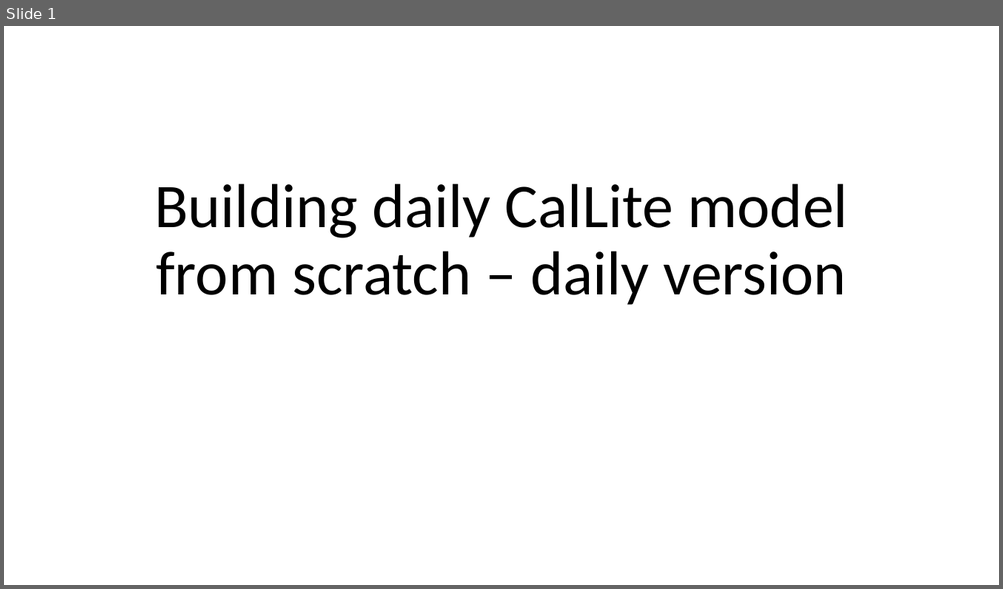
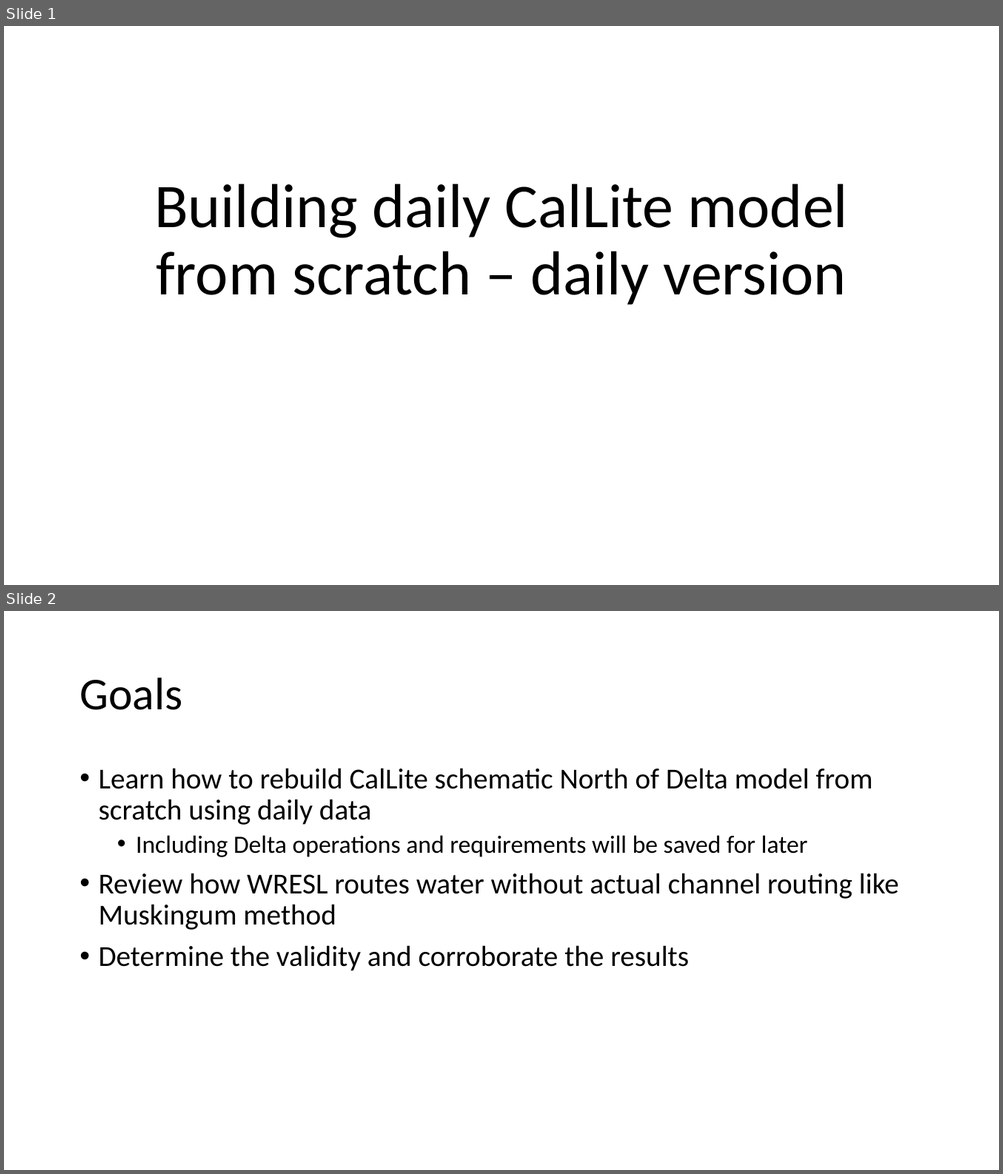
Before and after one commit to nsosorio/DailyCalLiteModel, a slide deck: Building daily CalLite model from scratch – daily.pptx. Shown one above the other, each under a label of ours: slide 1 before the commit, slides 1 and 2 after it. The pictures are 1003x589 and 1003x1174 pixels, drawn with LibreOffice and Linux fonts; fonts in the diff are those of the drawing. Boxes give left, top, right and bottom in pixels: in the first picture for what was removed or moved away, otherwise in the second. Text is boxed around its words. In the diff, an @@ line names an element or a change of style, - is before the commit and + after.

Commit message:
Reconfigure folders, add Shasta data, and update Powerpoint

```diff
--- a/Building daily CalLite model from scratch – daily.pptx
+++ b/Building daily CalLite model from scratch – daily.pptx
@@ slide 2 added at [4, 611, 999, 1170], background #FFFFFF @@
@@ title added at [79, 678, 182, 710], 44 pt, text #000000 @@
+Goals
@@ text added at [99, 768, 899, 971], 28 pt, text #000000 @@
+• Learn how to rebuild CalLite schematic North of Delta model from scratch using daily data
+  • Including Delta operations and requirements will be saved for later
+• Review how WRESL routes water without actual channel routing like Muskingum method
+• Determine the validity and corroborate the results
```
Also in this commit, not shown: 2 slides changed, 6 other slides added, 45 other files.
